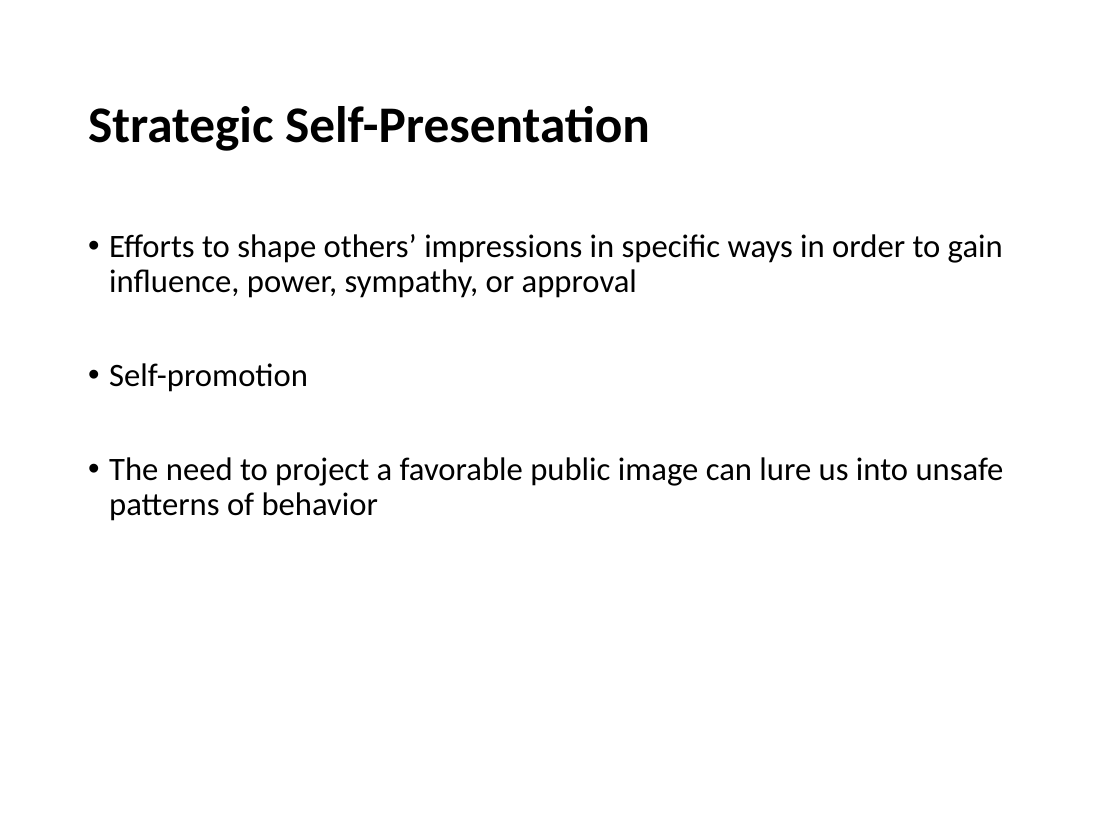
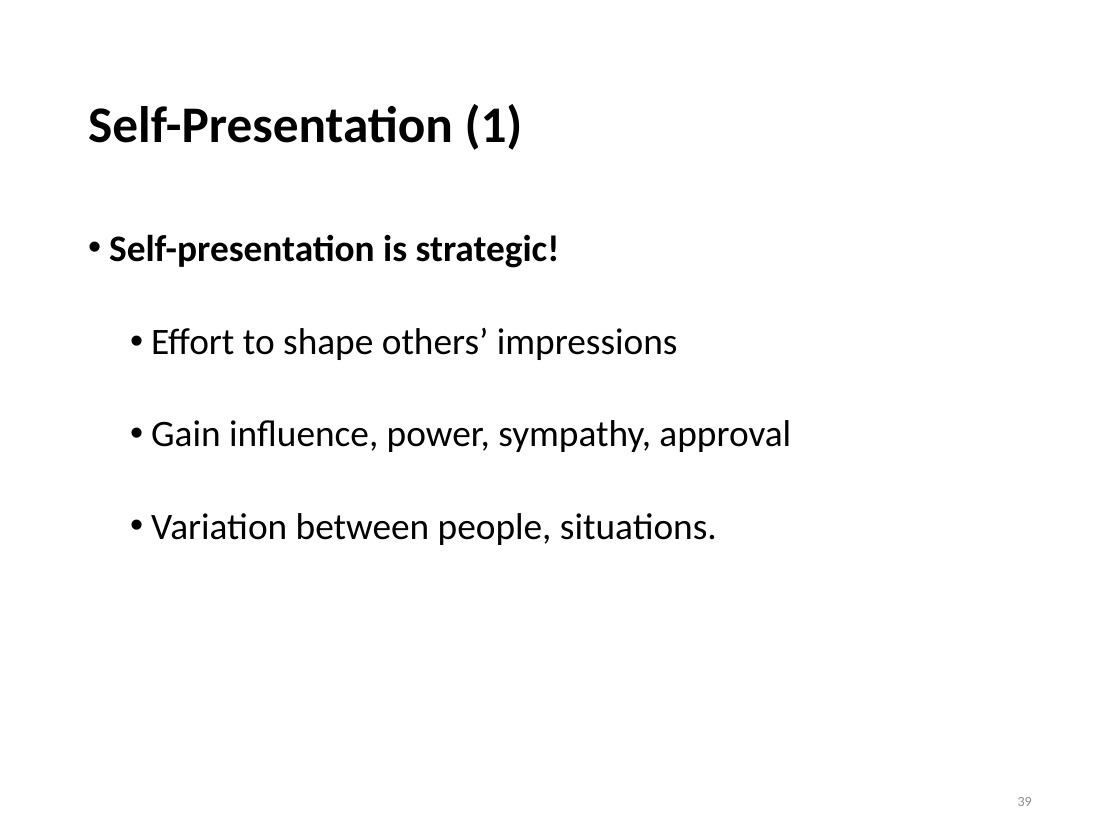
Before and after one commit to npm27/Teaching-Materials, a slide deck: slide 39 of Social Psych/Slides/4 The Social Self.pptx (slide 36 before the commit). Drawn at 1120x840 pixels with LibreOffice and Linux fonts; fonts in the diff are those of the drawing. Boxes give left, top, right and bottom in pixels: in the first picture for what was removed or moved away, otherwise in the second. Text is boxed around its words. In the diff, an @@ line names an element or a change of style, - is before the commit and + after.

```diff
--- a/Social Psych/Slides/4 The Social Self.pptx
+++ b/Social Psych/Slides/4 The Social Self.pptx
@@ title at (x1=88, y1=104, x2=523, y2=150): text changed @@
-Strategic Self-Presentation
+Self-Presentation (1)
@@ text at (x1=109, y1=234, x2=791, y2=545): text changed; size 21 to 24 pt @@
-• Efforts to shape others’ impressions in specific ways in order to gain influence, power, sympathy, or approval
-• Self-promotion
-• The need to project a favorable public image can lure us into unsafe patterns of behavior
+• Self-presentation is strategic!
+  • Effort to shape others’ impressions
+  • Gain influence, power, sympathy, approval
+  • Variation between people, situations.
@@ page number added at (x1=1018, y1=797, x2=1032, y2=806), 9 pt, text #8C8C8C @@
+39
```
Also in this commit, not shown: 5 other slides changed, 8 slides added, 2 slides removed, 1 other file.
